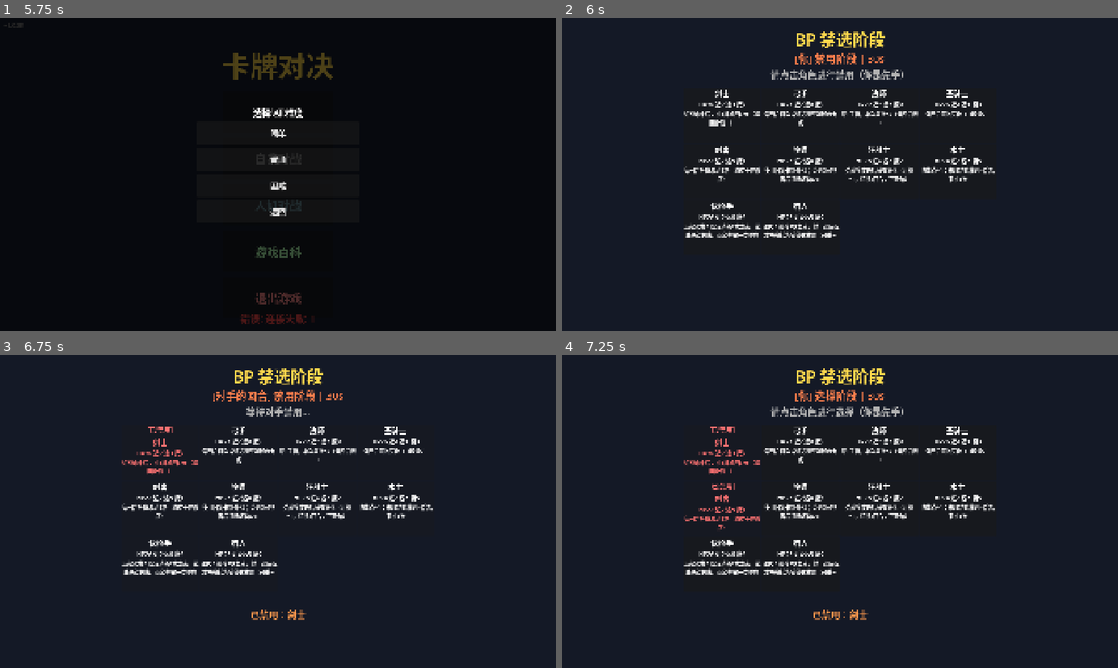
Above: before the commit, frames 1-4 (two rows, left to right).
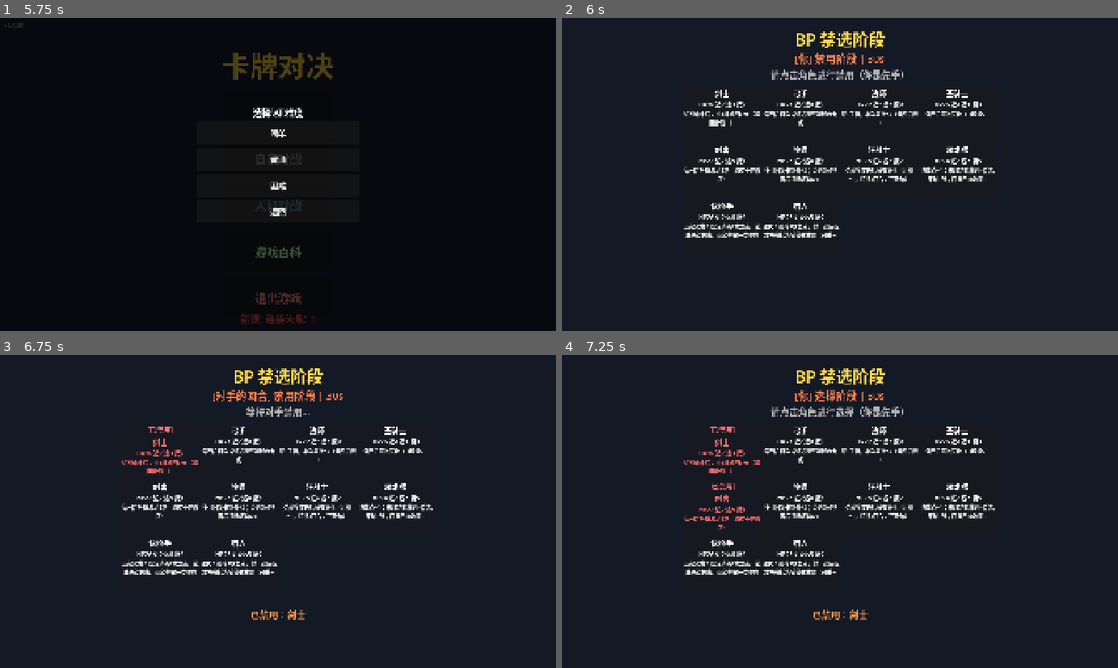
Above: after the commit, the same moments.

Repository: 41hu/card_duel
Game: Godot game, scene res://scenes/main_menu.tscn
Same seed, same stepped clock (60 frames per second), same inputs: the game is played once before the commit and once after it.
Inputs (mouse positions are in pixels of both pictures, inside the frame that each line leads up to):
- Up to frame 1 (5.75 s): click "多人对战" at 0.5 s; click "自我对战" at 1.25 s; click (227, 174) at 2.02 s; type "12" at 2.1 s; click "加入" at 2.75 s; click "返回" at 3.5 s; click "人机对战" at 4.25 s; click "游戏百科" at 5 s
- Up to frame 2 (6 s): click "简单" at 5.75 s
- Up to frame 3 (6.75 s): click (161, 452) at 6.5 s
- Up to frame 4 (7.25 s): no input

Frame 1 is identical in both runs. In frame 2, 0.2% of the frame differs, in the area x 65-76%, y 40-53%; in frame 3, 0.2%; in frame 4, 0.2%.

Commit message:
balance: 术士改名邪术师+新增被动回血效果-1(含逻辑改动)
- character_data.gd: 术士→邪术师, skill_desc 加"自身回血效果-1"
- character_skills.gd on_heal: 邪术师分支 max(0, amount-1)(回复+1→0)
- 被动只对邪术师自身生效, 不影响其他角色
- 主维护者v1.0.35已接入剑士/嗜血回血走on_heal, 数据层补齐后被动覆盖全部回血来源
- 文档同步(GAME_RULES/README/WORKFLOW)

含逻辑改动: scripts/core/character_skills.gd, 需主维护者部署服务器

Diff:
--- a/scripts/core/character_skills.gd
+++ b/scripts/core/character_skills.gd
@@ -30,6 +30,7 @@
 		amount = min(amount, allowed)
 		p.healed_this_turn = healed + amount
 	if p.char_id == "priest": amount += 2
+	if p.char_id == "warlock": amount = max(0, amount - 1)  # 邪术师被动：自身回血效果-1（+1→0）
 	return amount
 
 func _heal_limit(player_idx: int) -> int:
@@ -72,7 +73,7 @@
 	var p = _ms.players[player_idx]
 	if p.char_id == "warlock" and not p.used_function_card:
 		_ms.card_systems[player_idx].draw_cards(1)
-		_ms.add_log(player_idx, "术士+1抽")
+		_ms.add_log(player_idx, "邪术师+1抽")
 
 func can_attack_free(player_idx: int, card_type: String) -> bool:
 	var p = _ms.players[player_idx]
--- a/scripts/data/character_data.gd
+++ b/scripts/data/character_data.gd
@@ -9,7 +9,7 @@
 	"assassin":    {name="刺客",   hp=22, near=7, range=5, magic=1, skill="assassin",     skill_desc="每回合免费移动1格（独立于位移点）"},
 	"priest":      {name="牧师",   hp=28, near=2, range=4, magic=6, skill="priest",       skill_desc="使用回复卡额外+2；受到DoT伤害后清除该类DoT"},
 	"berserker":   {name="狂战士", hp=28, near=8, range=2, magic=2, skill="berserker",    skill_desc="受直接攻击后获得狂化（近战+1，持续3回合，可叠加）"},
-	"warlock":     {name="术士",   hp=24, near=2, range=3, magic=3, skill="warlock",      skill_desc="功能点+1；未用功能牌则回合结束抽1张"},
+	"warlock":     {name="邪术师", hp=24, near=2, range=3, magic=3, skill="warlock",      skill_desc="功能点+1；未用功能牌则回合结束抽1张；自身回血效果-1"},
 	"gunslinger":  {name="快枪手", hp=26, near=2, range=6, magic=2, skill="gunslinger",   skill_desc="远程双发：固定消耗2攻击点，造成两段伤害，两段各需一次响应"},
 	"hunter":      {name="猎人",   hp=26, near=4, range=5, magic=2, skill="hunter",       skill_desc="埋伏：消耗1攻击点，将一张远程攻击牌转为捕兽夹放置（可重叠，踩上-3HP）"},
 }
Not shown, changed: GAME_RULES.md
Not shown, changed: README.md
Not shown, changed: WORKFLOW.md
